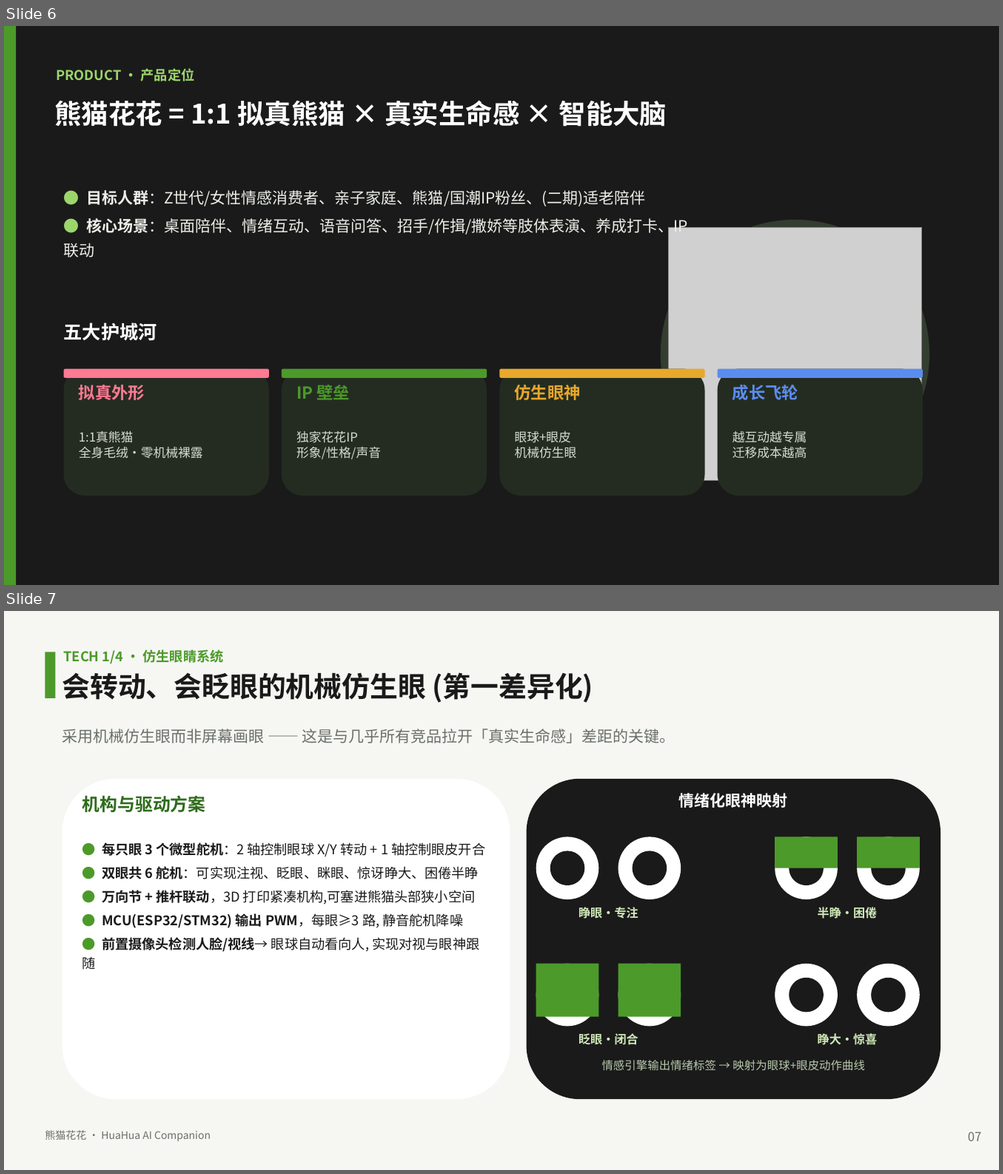
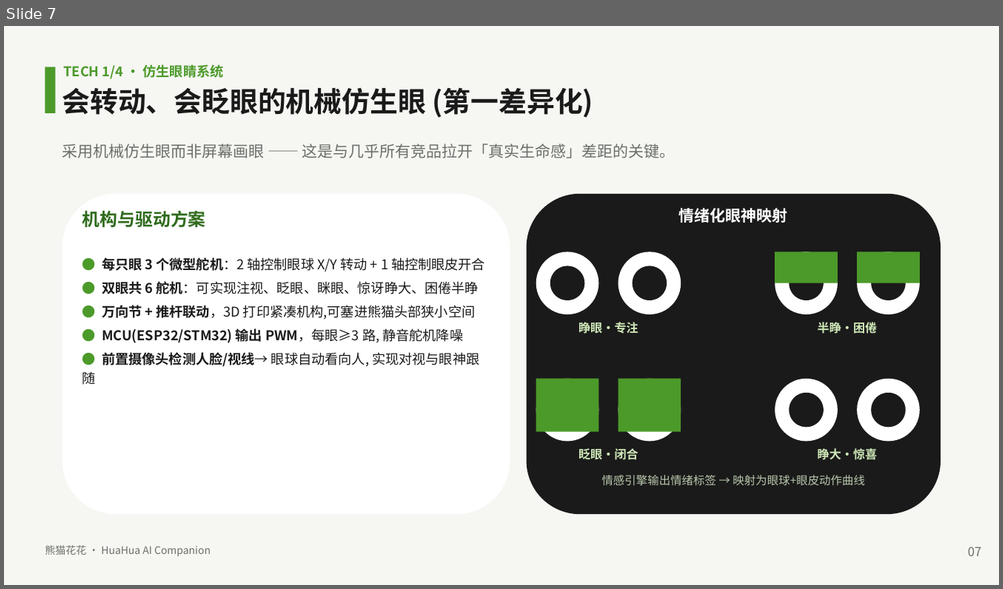
Before and after one commit to TobbyCT/hello-world-feature-panda-huahua-research, a slide deck: panda-huahua-robot/ppt/熊猫花花投资汇报.pptx. Shown one above the other, each under a label of ours: slides 6 and 7 before the commit, slide 7 after it. The pictures are 1003x1174 and 1003x589 pixels, drawn with LibreOffice and Linux fonts; fonts in the diff are those of the drawing; grey boxes stand for pictures. Boxes give left, top, right and bottom in pixels: in the first picture for what was removed or moved away, otherwise in the second. Text is boxed around its words. In the diff, an @@ line names an element or a change of style, - is before the commit and + after.

```diff
--- a/panda-huahua-robot/ppt/熊猫花花投资汇报.pptx
+++ b/panda-huahua-robot/ppt/熊猫花花投资汇报.pptx
@@ slide 6 removed at box(4, 26, 999, 585), background #1A1A1A @@
@@ rectangle removed at box(4, 26, 16, 585) @@
@@ text removed at box(57, 68, 195, 82) @@
-PRODUCT · 产品定位
@@ text removed at box(54, 100, 667, 127) @@
-熊猫花花 = 1:1 拟真熊猫 × 真实生命感 × 智能大脑
@@ text removed at box(86, 190, 688, 235) @@
-● 目标人群：Z世代/女性情感消费者、亲子家庭、熊猫/国潮IP粉丝、(二期)适老陪伴
-● 核心场景：桌面陪伴、情绪互动、语音问答、招手/作揖/撒娇等肢体表演、养成打卡、IP联动
@@ ellipse removed at box(660, 220, 929, 488) @@
@@ picture removed at box(668, 227, 922, 481) @@
@@ text removed at box(64, 323, 157, 341) @@
-五大护城河
@@ rounded rectangle removed at box(64, 369, 269, 496) @@
@@ rounded rectangle removed at box(64, 369, 269, 378) @@
@@ rounded rectangle removed at box(282, 369, 486, 496) @@
@@ rounded rectangle removed at box(282, 369, 486, 378) @@
@@ rounded rectangle removed at box(499, 369, 705, 496) @@
@@ rounded rectangle removed at box(499, 369, 705, 378) @@
@@ rounded rectangle removed at box(717, 369, 922, 496) @@
@@ rounded rectangle removed at box(717, 369, 922, 378) @@
@@ text removed at box(79, 385, 145, 400) @@
-拟真外形
@@ text removed at box(296, 385, 350, 400) @@
-IP 壁垒
@@ text removed at box(515, 385, 580, 400) @@
-仿生眼神
@@ text removed at box(732, 385, 798, 400) @@
-成长飞轮
@@ text removed at box(79, 432, 203, 459) @@
-1:1真熊猫
-全身毛绒·零机械裸露
@@ text removed at box(296, 432, 381, 460) @@
-独家花花IP
-形象/性格/声音
@@ text removed at box(515, 432, 577, 459) @@
-眼球+眼皮
-机械仿生眼
@@ text removed at box(732, 432, 807, 459) @@
-越互动越专属
-迁移成本越高
```
Also in this commit, not shown: 1 slide changed, 2 slides added, 1 other slide removed, 12 other files.
